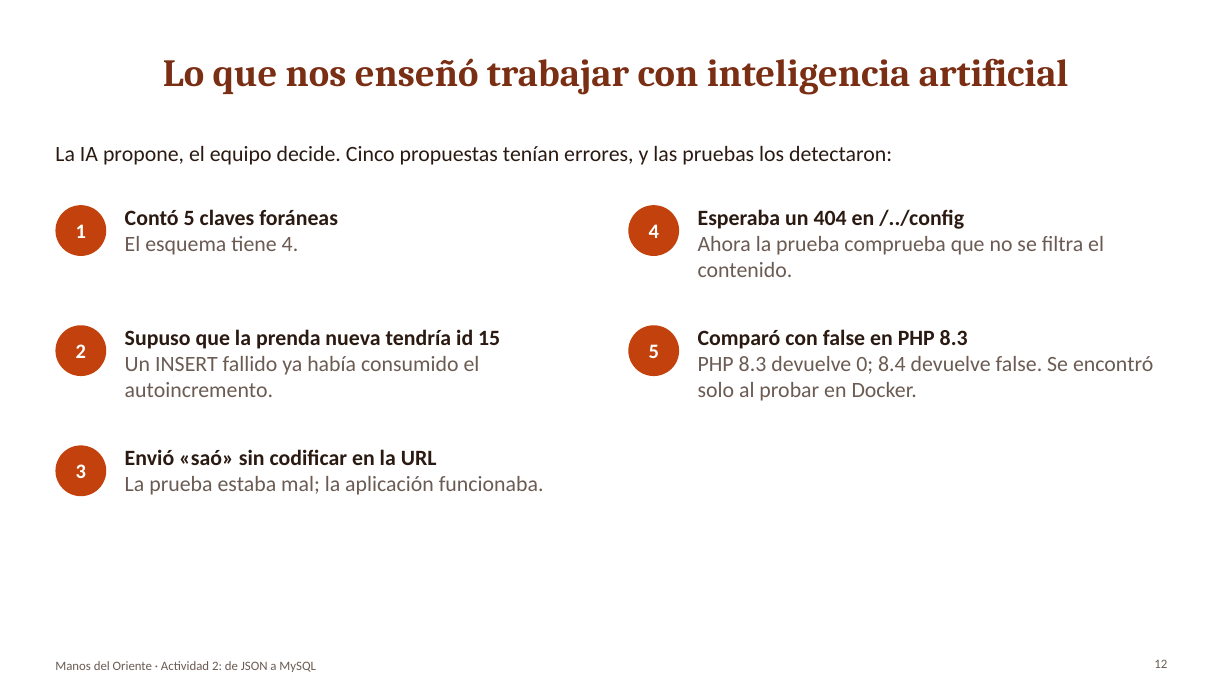
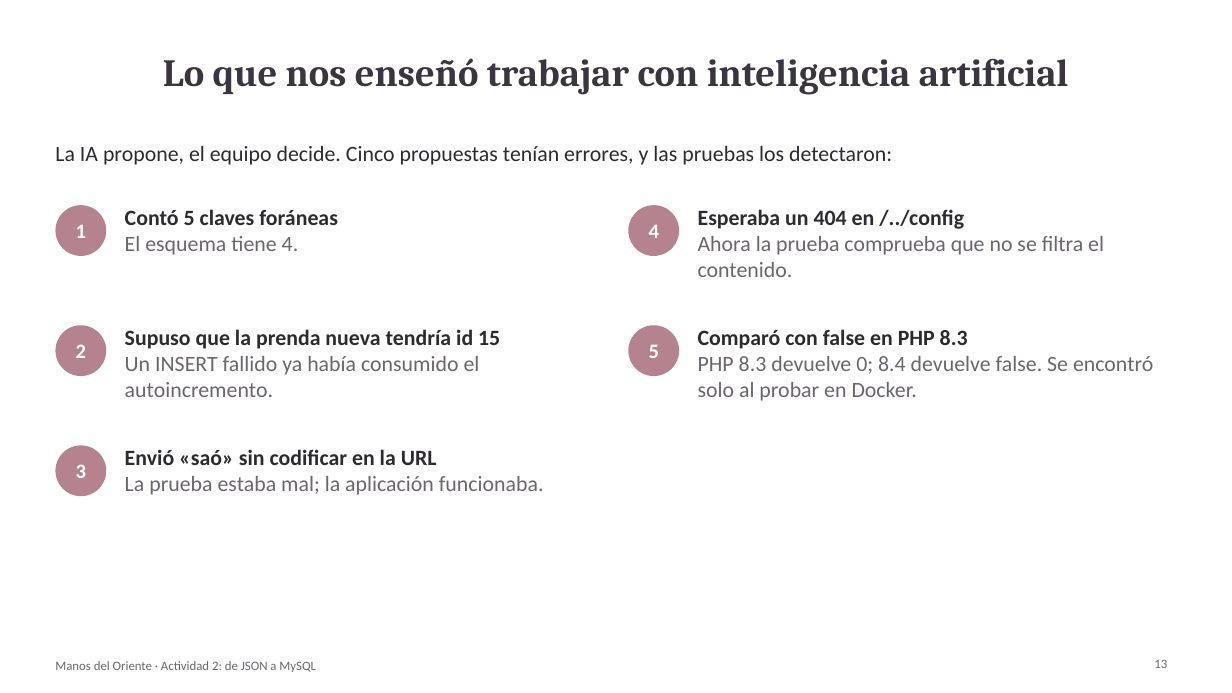
Before and after one commit to TecnologiaWeb2/Tecnologiaweb2, a slide deck: slide 13 of docs/actividad-02/Presentacion_Actividad02.pptx (slide 12 before the commit). Drawn at 1232x693 pixels with LibreOffice and Linux fonts; fonts in the diff are those of the drawing. Boxes give left, top, right and bottom in pixels: in the first picture for what was removed or moved away, otherwise in the second. Text is boxed around its words. In the diff, an @@ line names an element or a change of style, - is before the commit and + after.

```diff
--- a/docs/actividad-02/Presentacion_Actividad02.pptx
+++ b/docs/actividad-02/Presentacion_Actividad02.pptx
@@ title "Lo que nos enseñó trabajar ..." at (163,58,1069,95): text colour #7A2E14 to #3B3542 @@
@@ text "La IA propone, el equipo ..." at (55,146,892,165): text colour #2B1A12 to #2D2A32 @@
@@ text "Contó 5 claves foráneas" at (125,209,338,255): text colour #2B1A12 to #2D2A32 in "Contó 5 claves foráneas"; text colour #6B5B53 to #6B6570 in "El esquema tiene 4." @@
@@ text "Esperaba un 404 en /../config" at (698,209,1104,277): text colour #2B1A12 to #2D2A32 in "Esperaba un 404 en /../config"; text colour #6B5B53 to #6B6570 in "Ahora la prueba comprueba que no se ..." @@
@@ text "Supuso que la prenda nueva ..." at (125,329,500,397): text colour #2B1A12 to #2D2A32 in "Supuso que la prenda nueva tendría id ..."; text colour #6B5B53 to #6B6570 in "Un INSERT fallido ya había consumido el ..." @@
@@ fill #C2410C to #B5838D in 5 elements at (55,205,106,256), (55,325,106,376), (55,445,106,496), (628,205,679,256), (628,325,679,376) @@
@@ text "Comparó con false en PHP ..." at (698,329,1153,401): text colour #2B1A12 to #2D2A32 in "Comparó con false en PHP 8.3"; text colour #6B5B53 to #6B6570 in "PHP 8.3 devuelve 0; 8.4 devuelve false. ..." @@
@@ text "Envió «saó» sin codificar en ..." at (125,449,544,495): text colour #2B1A12 to #2D2A32 in "Envió «saó» sin codificar en la URL"; text colour #6B5B53 to #6B6570 in "La prueba estaba mal; la aplicación funcionaba." @@
@@ text "Manos del Oriente · Actividad ..." at (55,661,316,672): text colour #6B5B53 to #6B6570 @@
@@ page number at (1154,659,1167,668): text changed; text colour #6B5B53 to #6B6570 @@
-12
+13
```
Also in this commit, not shown: 12 other slides changed, 1 slide added, 12 other files.
